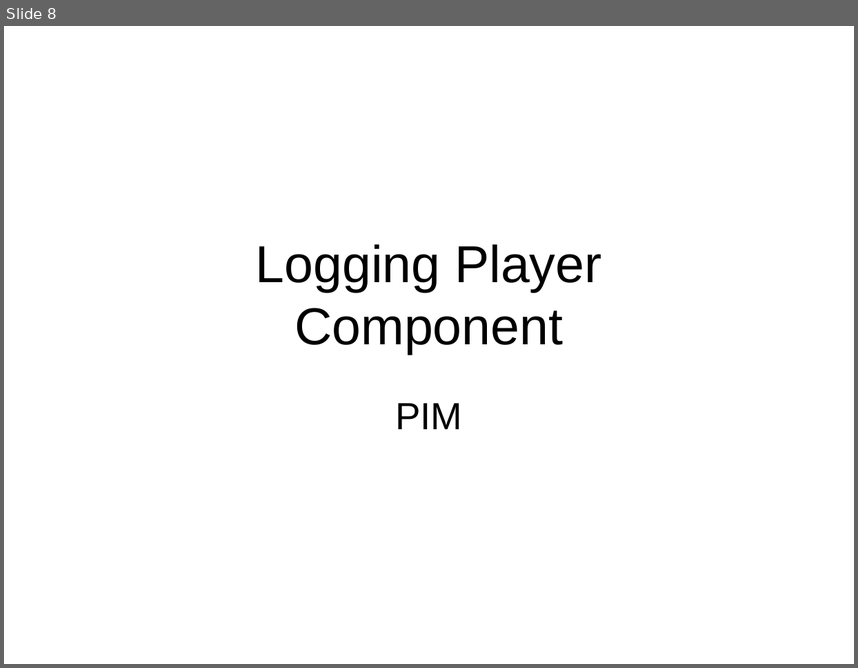
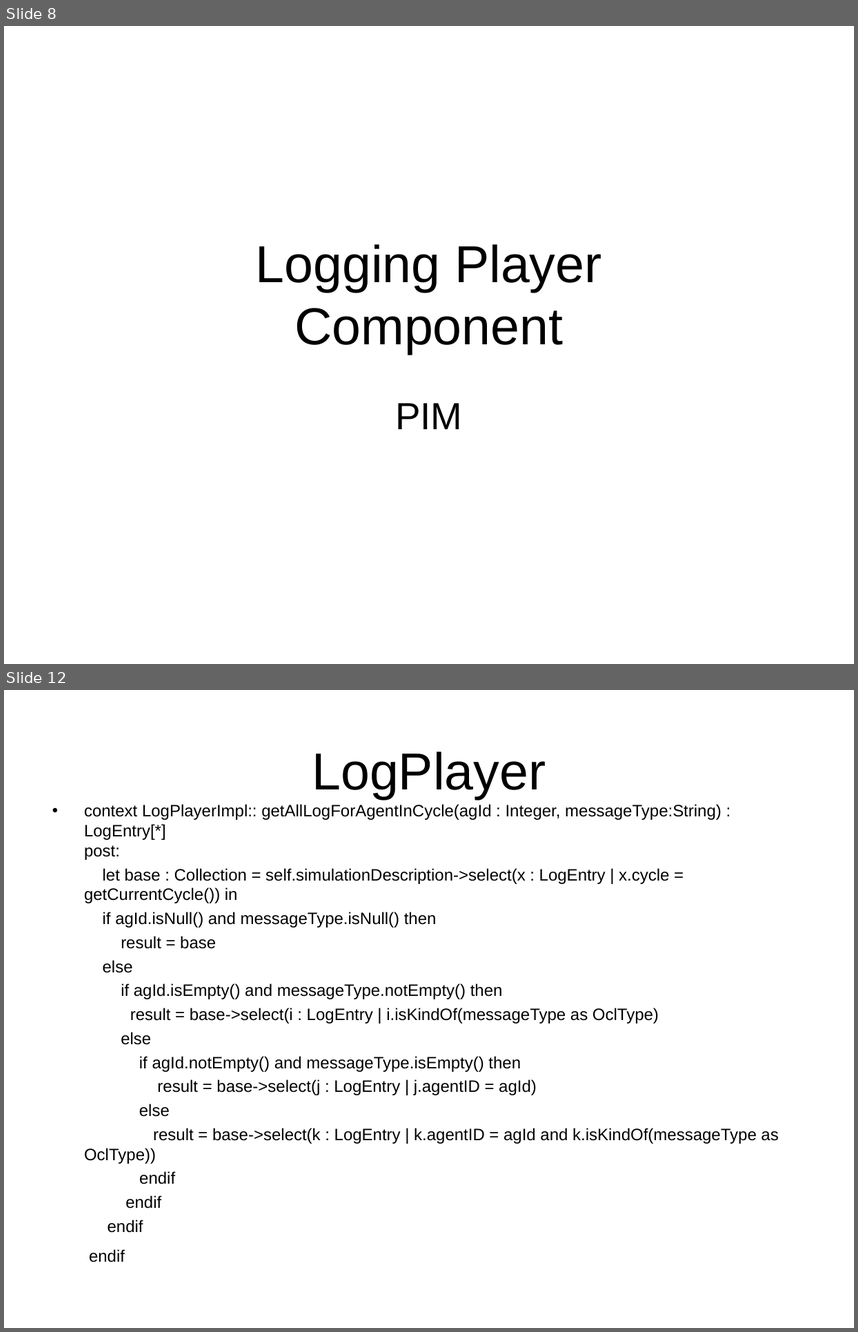
Before and after one commit to krishprince/rollerslam, a slide deck: docs/Logging/LoggingPIM.ppt. Shown one above the other, each under a label of ours: slide 8 before the commit, slides 8 and 12 after it; the slides between them are not shown. The pictures are 858x668 and 858x1332 pixels, drawn with LibreOffice and Linux fonts; fonts in the diff are those of the drawing. Boxes give left, top, right and bottom in pixels: in the first picture for what was removed or moved away, otherwise in the second. Text is boxed around its words. In the diff, an @@ line names an element or a change of style, - is before the commit and + after.

Commit message:
Implemented Log Player BICT. Added LogPlayerBICT models.

```diff
--- a/docs/Logging/LoggingPIM.ppt
+++ b/docs/Logging/LoggingPIM.ppt
@@ slide 12 added at (4, 690, 854, 1328), background #FFFFFF @@
@@ title added at (312, 751, 546, 799), 44 pt, text #000000 @@
+LogPlayer
@@ text added at (84, 804, 778, 1262), 14 pt, text #000000 @@
+• context LogPlayerImpl:: getAllLogForAgentInCycle(agId : Integer, messageType:String) : LogEntry[*]
+  post:
+let base : Collection = self.simulationDescription->select(x : LogEntry | x.cycle = getCurrentCycle()) in
+if agId.isNull() and messageType.isNull() then
+result = base
+else
+if agId.isEmpty() and messageType.notEmpty() then
+result = base->select(i : LogEntry | i.isKindOf(messageType as OclType)
+else
+if agId.notEmpty() and messageType.isEmpty() then
+result = base->select(j : LogEntry | j.agentID = agId)
+else
+result = base->select(k : LogEntry | k.agentID = agId and k.isKindOf(messageType as OclType))
+endif
+endif
+endif
+endif
```
Also in this commit, not shown: 7 slides changed, 4 other slides added, 1 slide removed, 3 other files.
